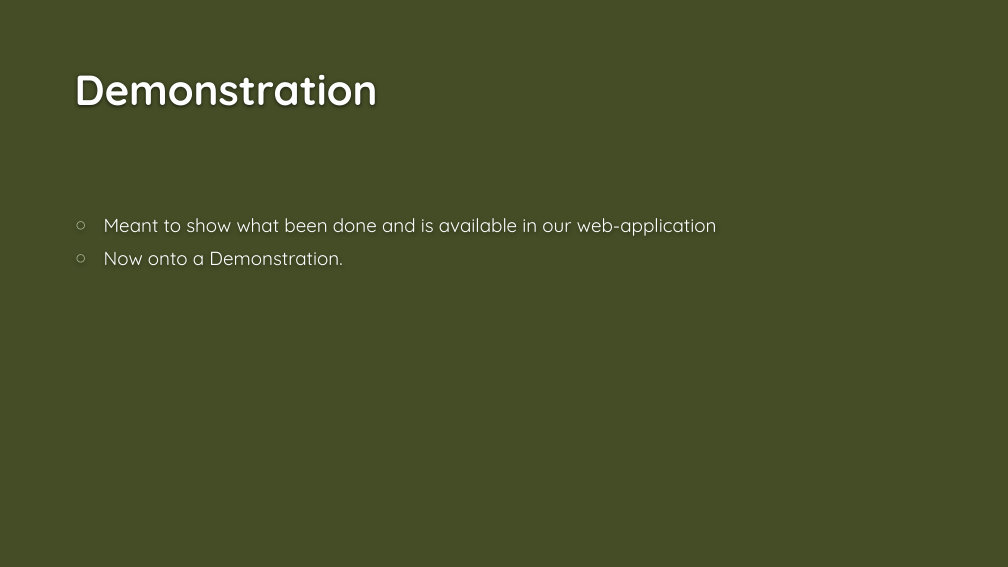
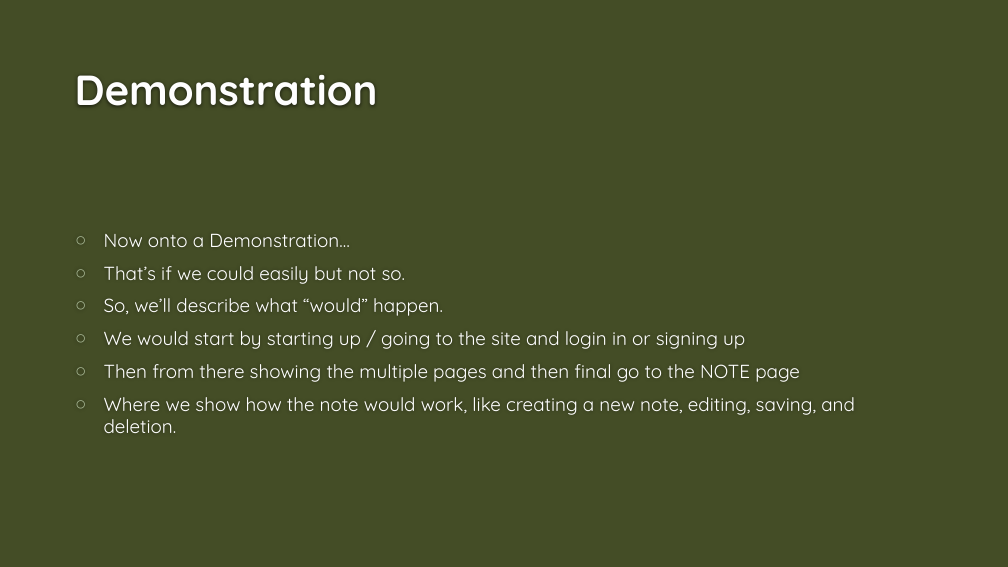
Before and after one commit to Dwaddle26/EncryptNotes, a slide deck: slide 6 of Phase 3 Documentation/Team_2_Presentation_3.pptx. Drawn at 1008x567 pixels with LibreOffice and Linux fonts; fonts in the diff are those of the drawing; background and template pictures are left out. Boxes give left, top, right and bottom in pixels: in the first picture for what was removed or moved away, otherwise in the second. Text is boxed around its words. In the diff, an @@ line names an element or a change of style, - is before the commit and + after.

Commit message:
Update slides to fit the requirements
Added back the slides that I deleted and added a bit more text to the slides.

```diff
--- a/Phase 3 Documentation/Team_2_Presentation_3.pptx
+++ b/Phase 3 Documentation/Team_2_Presentation_3.pptx
@@ text at box(104, 233, 855, 433): text changed @@
-○ Meant to show what been done and is available in our web-application
-○ Now onto a Demonstration.
+○ Now onto a Demonstration…
+○ That’s if we could easily but not so.
+○ So, we’ll describe what “would” happen.
+○ We would start by starting up / going to the site and login in or signing up
+○ Then from there showing the multiple pages and then final go to the NOTE page
+○ Where we show how the note would work, like creating a new note, editing, saving, and deletion.
```
Also in this commit, not shown: 1 other slide changed, 3 slides added.
